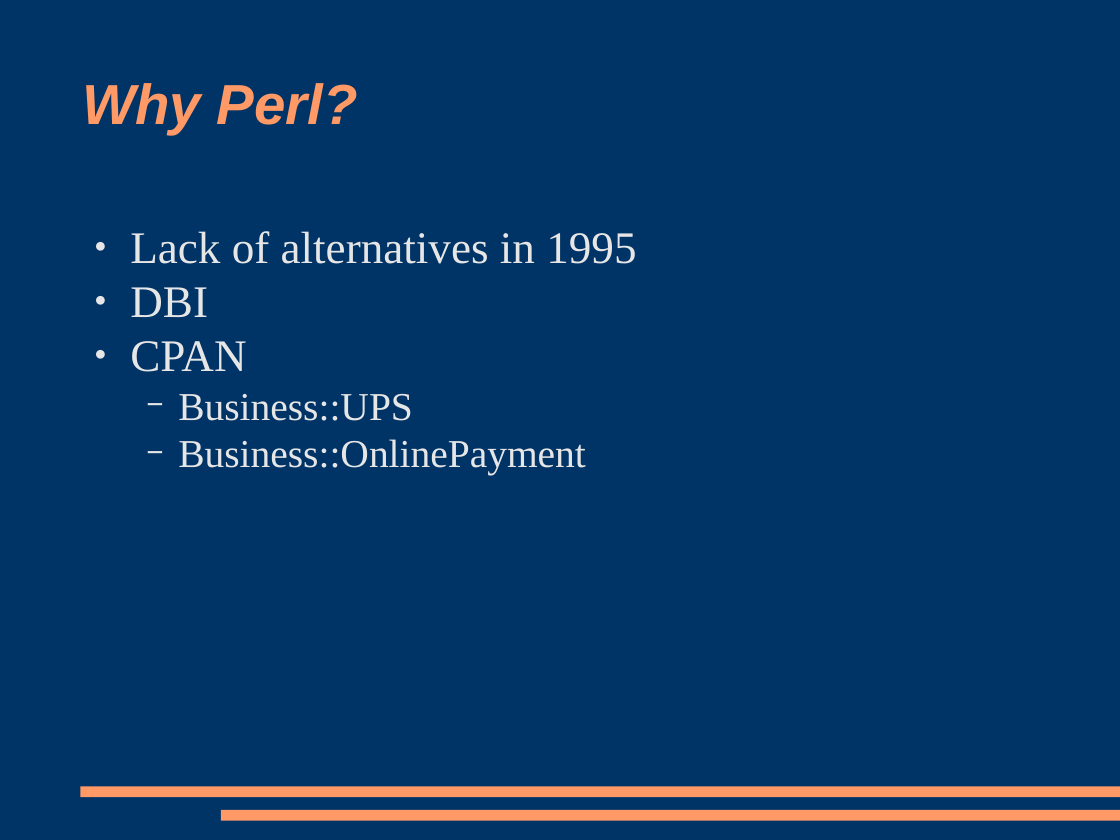
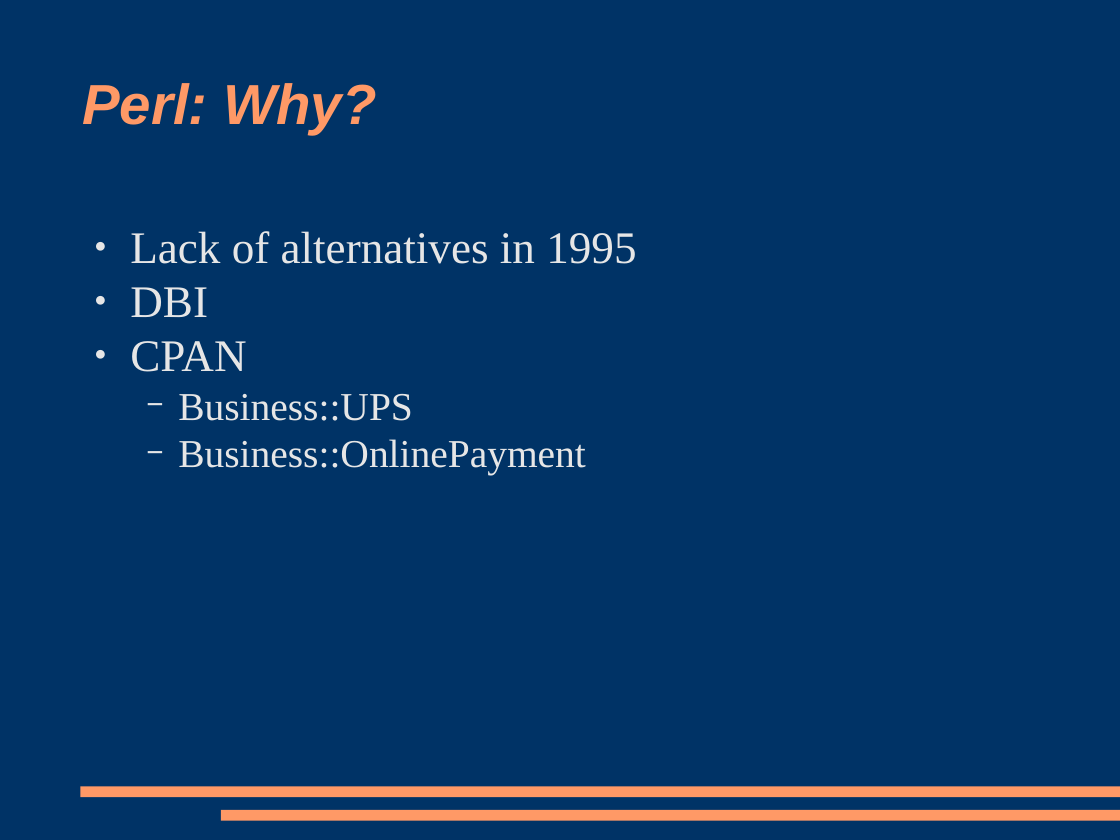
Before and after one commit to racke/Presentations, a slide deck: slide 9 of yapc2008/interchange.odp (slide 6 before the commit). Drawn at 1120x840 pixels with LibreOffice and Linux fonts; fonts in the diff are those of the drawing. Boxes give left, top, right and bottom in pixels: in the first picture for what was removed or moved away, otherwise in the second. Text is boxed around its words. In the diff, an @@ line names an element or a change of style, - is before the commit and + after.

```diff
--- a/yapc2008/interchange.odp
+++ b/yapc2008/interchange.odp
@@ title at [82, 83, 376, 134]: text changed @@
-Why Perl?
+Perl: Why?
```
Also in this commit, not shown: 9 other slides changed, 11 slides added.
